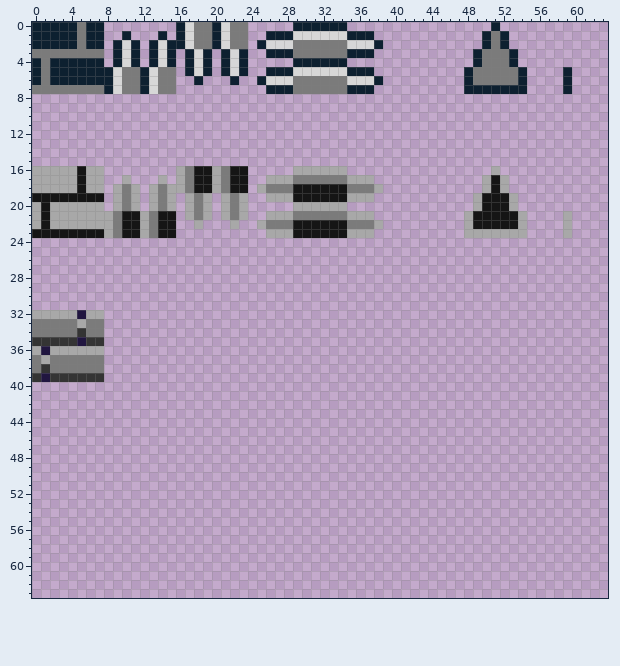
Two versions of one pixel-art sprite, assets/images/tilesets/tiles.png. The picture above was drawn from the file before the commit.
The file is 64x64 pixels.
Once edited:
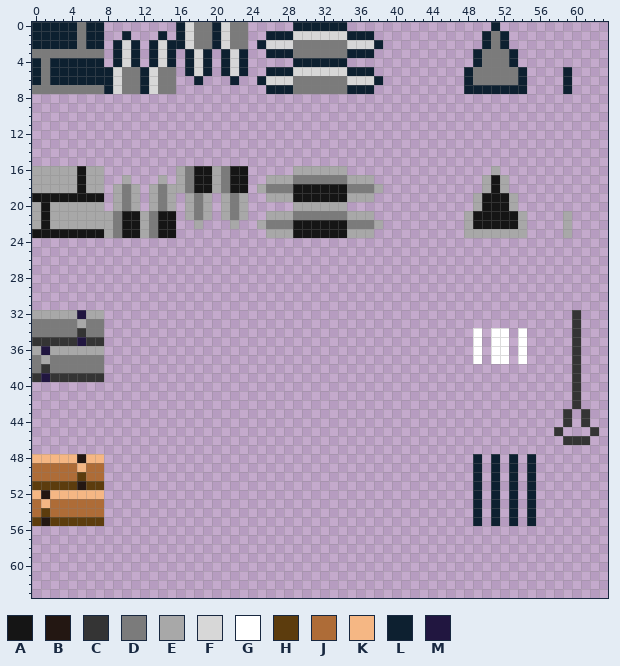
Palette (. is transparent): A #151515  B #231712  C #343434  D #7b7b7b  E #a8a8a8  F #d7d7d7  G #ffffff  H #5c3c0d  J #ae6c37  K #f5b784  L #0d2030  M #211640
Changes in this commit:
@@ x 0..63 @@
 31 ................................................................
-32 EEEEEMEE........................................................
-33 DDDDDEDD........................................................
-34 DDDDDCDD........................................................
-35 CCCCCMCC........................................................
-36 EMEEEEEE........................................................
-37 DEDDDDDD........................................................
-38 DCDDDDDD........................................................
-39 CMCCCCCC........................................................
-40 ................................................................
-41 ................................................................
-42 ................................................................
-43 ................................................................
-44 ................................................................
-45 ................................................................
-46 ................................................................
+32 EEEEEMEE....................................................C...
+33 DDDDDEDD....................................................C...
+34 DDDDDCDD.........................................G.GG.G.....C...
+35 CCCCCMCC.........................................G.GG.G.....C...
+36 EMEEEEEE.........................................G.GG.G.....C...
+37 DEDDDDDD.........................................G.GG.G.....C...
+38 DCDDDDDD....................................................C...
+39 CMCCCCCC....................................................C...
+40 ............................................................C...
+41 ............................................................C...
+42 ............................................................C...
+43 ...........................................................C.C..
+44 ...........................................................C.C..
+45 ..........................................................C...C.
+46 ...........................................................CCC..
 47 ................................................................
-48 ................................................................
-49 ................................................................
-50 ................................................................
-51 ................................................................
-52 ................................................................
-53 ................................................................
-54 ................................................................
-55 ................................................................
+48 KKKKKBKK.........................................L.L.L.L........
+49 JJJJJKJJ.........................................L.L.L.L........
+50 JJJJJHJJ.........................................L.L.L.L........
+51 HHHHHBHH.........................................L.L.L.L........
+52 KBKKKKKK.........................................L.L.L.L........
+53 JKJJJJJJ.........................................L.L.L.L........
+54 JHJJJJJJ.........................................L.L.L.L........
+55 HBHHHHHH.........................................L.L.L.L........
 56 ................................................................
Changed places in both pictures, as pixel boxes (x1, y1, x2, y2):
added: (473, 310, 599, 526)
added: (32, 454, 104, 526)
